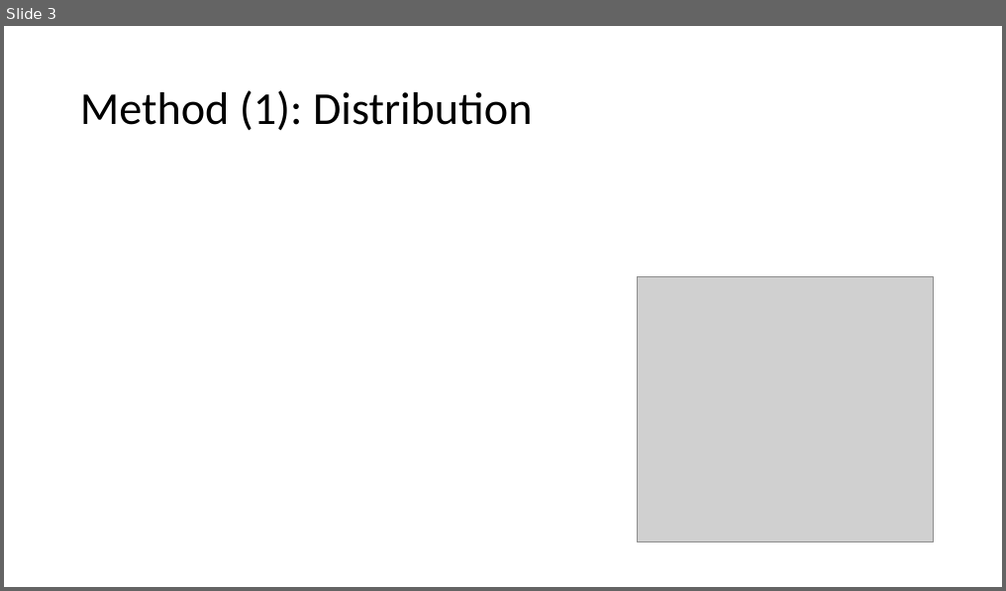
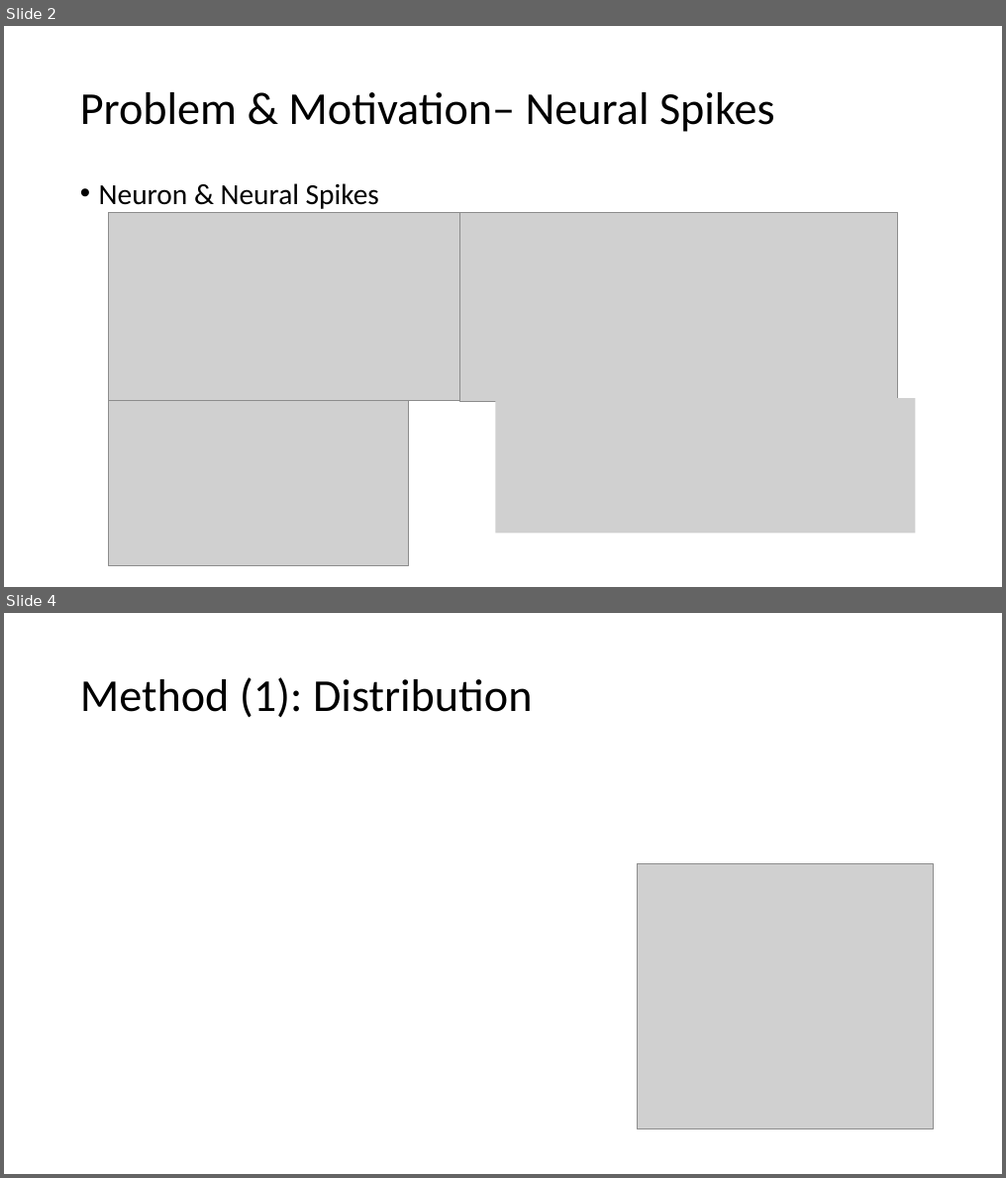
Before and after one commit to weigcdsb/COM_POISSON, a slide deck: documents/JSM_2021/4min_version.pptx. Shown one above the other, each under a label of ours: slide 3 before the commit, slides 2 and 4 after it; the slides between them are not shown. The pictures are 1006x591 and 1006x1178 pixels, drawn with LibreOffice and Linux fonts; fonts in the diff are those of the drawing; grey boxes stand for pictures. Boxes give left, top, right and bottom in pixels: in the first picture for what was removed or moved away, otherwise in the second. Text is boxed around its words. In the diff, an @@ line names an element or a change of style, - is before the commit and + after.

```diff
--- a/documents/JSM_2021/4min_version.pptx
+++ b/documents/JSM_2021/4min_version.pptx
@@ slide 2 added at bbox=[4, 26, 1002, 587], background #FFFFFF @@
@@ title added at bbox=[80, 92, 775, 132], 44 pt, text #000000 @@
+Problem & Motivation– Neural Spikes
@@ text added at bbox=[99, 183, 379, 209], 28 pt, text #000000 @@
+• Neuron & Neural Spikes
@@ picture added at bbox=[109, 212, 460, 401] @@
@@ picture added at bbox=[459, 213, 897, 402] @@
@@ picture added at bbox=[109, 372, 408, 566] @@
@@ picture added at bbox=[496, 399, 916, 534] @@
@@ what was slide 3 is now slide 4 @@
```
Also in this commit, not shown: 2 slides changed, 2 other slides added, 2 slides removed, 2 other files.
